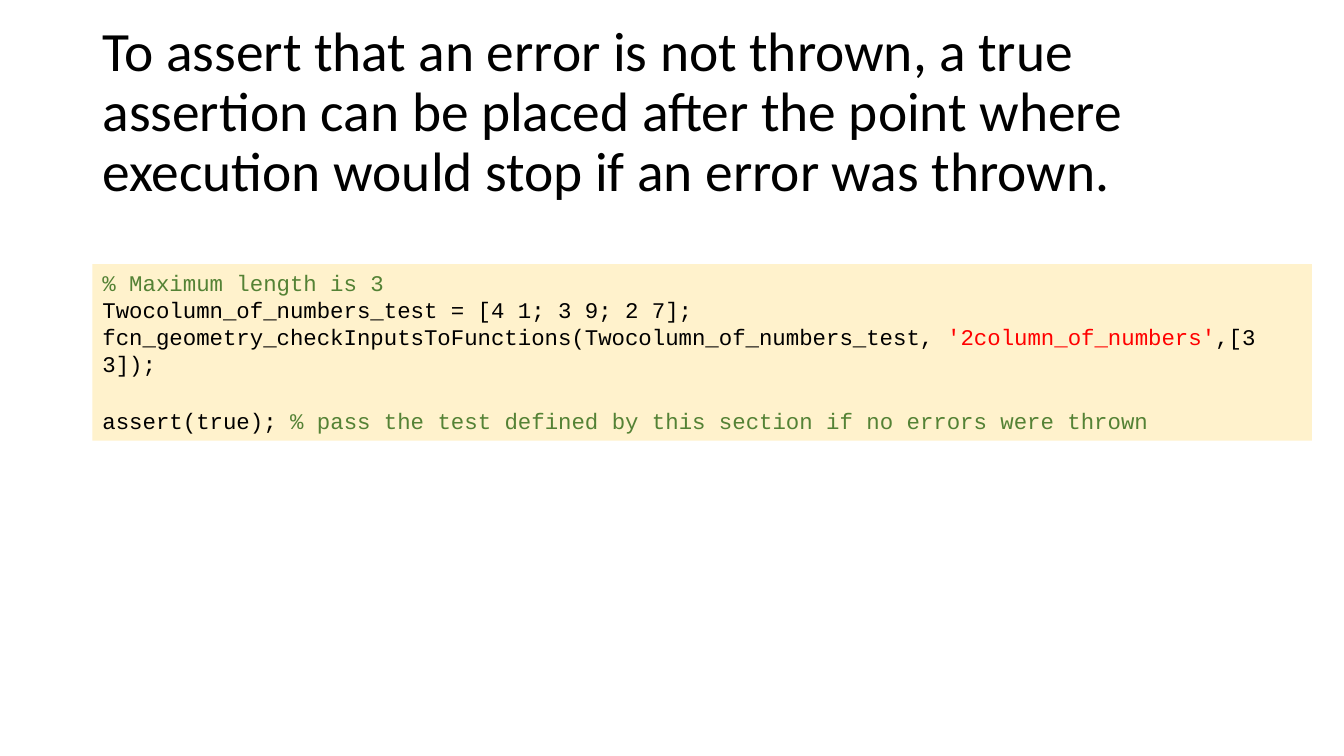
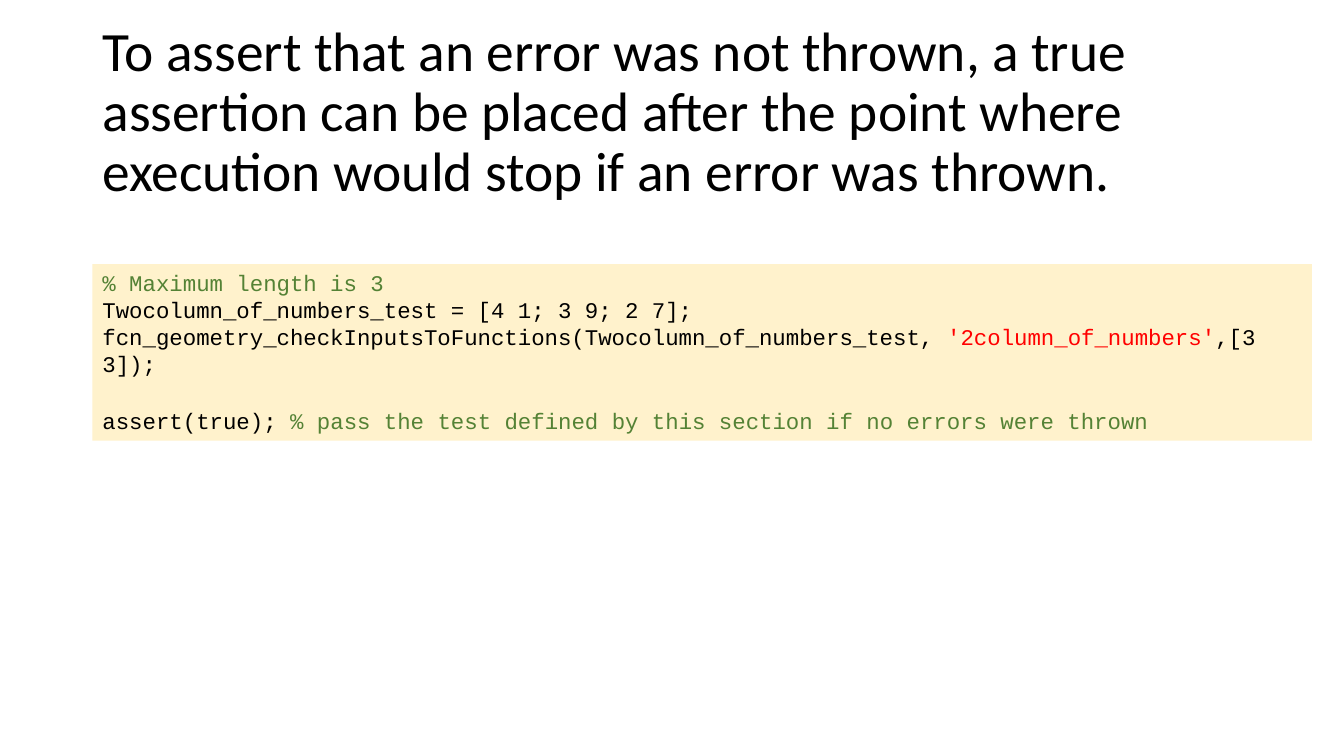
Before and after one commit to ivsg-psu/Errata_Tutorials_DebugTools, a slide deck: slide 6 of Documents/IVSG_unit_testing_and_TDD.pptx. Drawn at 1344x756 pixels with LibreOffice and Linux fonts; fonts in the diff are those of the drawing. Boxes give left, top, right and bottom in pixels: in the first picture for what was removed or moved away, otherwise in the second. Text is boxed around its words. In the diff, an @@ line names an element or a change of style, - is before the commit and + after.

```diff
--- a/Documents/IVSG_unit_testing_and_TDD.pptx
+++ b/Documents/IVSG_unit_testing_and_TDD.pptx
@@ title at (102,32,1125,200): text changed @@
-To assert that an error is not thrown, a true assertion can be placed after the point where execution would stop if an error was thrown.
+To assert that an error was not thrown, a true assertion can be placed after the point where execution would stop if an error was thrown.
```
Also in this commit, not shown: 4 other slides changed, 10 other files.
